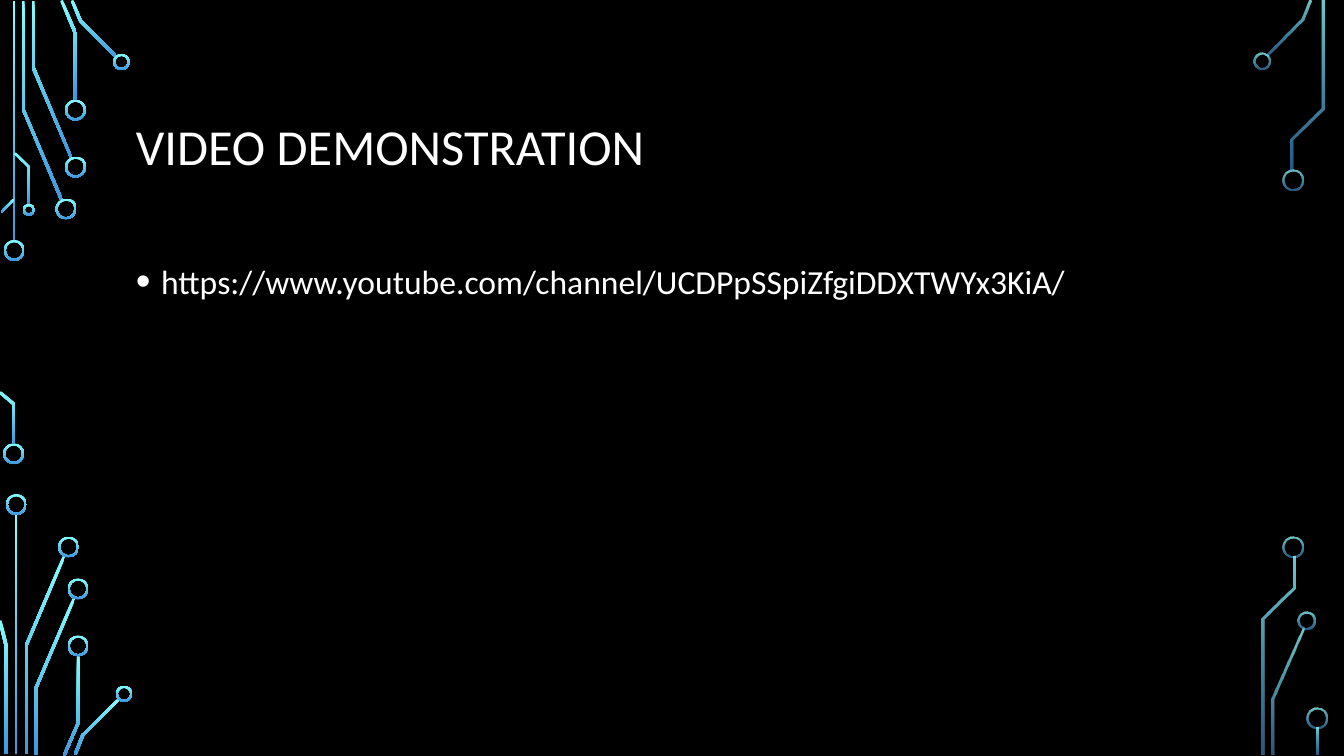
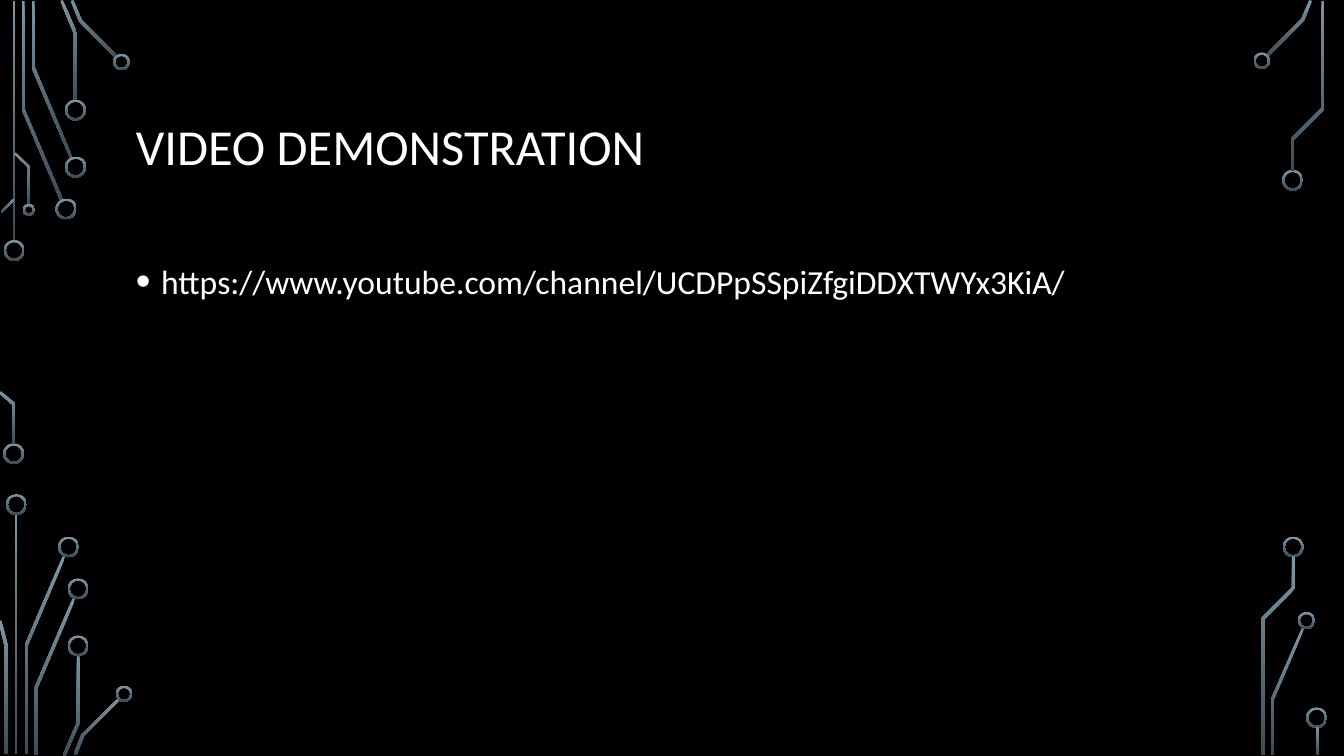
Before and after one commit to wholley4/Adventures-of-Wimiky, a slide deck: slide 7 of web_project1.pptx. Drawn at 1344x756 pixels with LibreOffice and Linux fonts; fonts in the diff are those of the drawing; background and template pictures are left out. Boxes give left, top, right and bottom in pixels: in the first picture for what was removed or moved away, otherwise in the second. Text is boxed around its words. In the diff, an @@ line names an element or a change of style, - is before the commit and + after.

```diff
--- a/web_project1.pptx
+++ b/web_project1.pptx
@@ fill gradient #82FFFF to #3D97DE to gradient #7C96A3 to #3B4C54 in 36 elements at (x1=4, y1=240, x2=25, y2=261), (x1=3, y1=444, x2=24, y2=465), (x1=22, y1=1, x2=63, y2=201), (x1=55, y1=199, x2=77, y2=220), (x1=31, y1=1, x2=72, y2=158), (x1=60, y1=0, x2=78, y2=101), (x1=65, y1=156, x2=86, y2=177), (x1=65, y1=100, x2=86, y2=121), (x1=71, y1=0, x2=117, y2=58), (x1=113, y1=53, x2=131, y2=70), (x1=1, y1=199, x2=15, y2=213), (x1=0, y1=391, x2=15, y2=445), (x1=14, y1=152, x2=30, y2=205), (x1=22, y1=204, x2=34, y2=216), (x1=15, y1=514, x2=18, y2=755), (x1=24, y1=556, x2=65, y2=754), (x1=6, y1=494, x2=27, y2=515), (x1=0, y1=620, x2=7, y2=754), (x1=58, y1=536, x2=80, y2=558), (x1=34, y1=598, x2=76, y2=755), (x1=63, y1=655, x2=80, y2=756), (x1=68, y1=579, x2=89, y2=600), (x1=68, y1=635, x2=89, y2=656), (x1=74, y1=698, x2=120, y2=755), (x1=116, y1=686, x2=133, y2=702), (x1=1266, y1=0, x2=1313, y2=56), (x1=1253, y1=52, x2=1270, y2=70), (x1=1282, y1=169, x2=1304, y2=191), (x1=1271, y1=628, x2=1305, y2=755), (x1=1299, y1=612, x2=1316, y2=629), (x1=1292, y1=1, x2=1325, y2=171), (x1=1284, y1=536, x2=1305, y2=558), (x1=1261, y1=557, x2=1296, y2=755), (x1=1307, y1=708, x2=1328, y2=729), (x1=1317, y1=727, x2=1320, y2=755), (x1=12, y1=1, x2=15, y2=242) @@
```
Also in this commit, not shown: 7 other slides changed.
